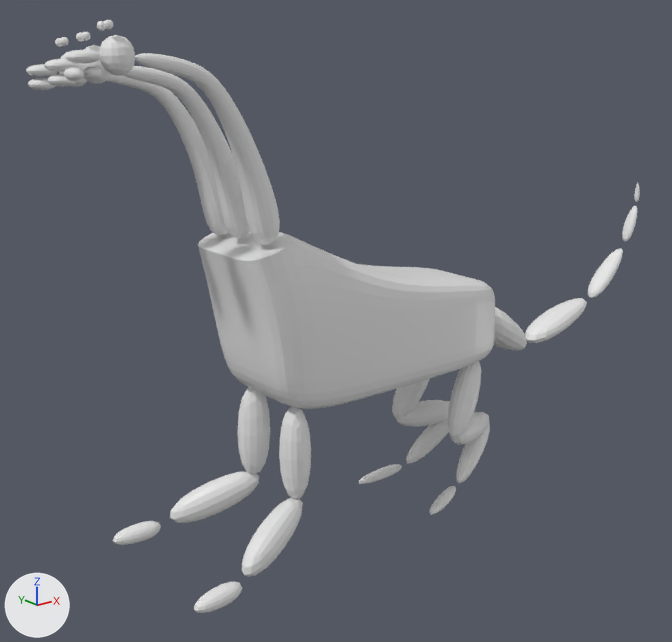
One commit to the Blender file Blender models/Hydra2.1.blend: the scene before it, then after it.
The view is the same before and after, from a camera (50 mm lens) standing at (-2.3, -2.82, 1.09) and looking at (0.04, 0.1, -0.08). The axes (+X, +Y, +Z) are drawn at lower left. The lights are the same throughout.

Before the edit, the objects in view are built like this:
```python
ob_arka_bacak_sağ_1_001 = bpy.data.objects.new('Arka bacak sağ 1.001', me_cube_097)
ob_arka_bacak_sağ_1_001.location = (0.464, 0.066, -0.444)
ob_arka_bacak_sağ_1_001.rotation_euler = (1.556, 0.561, -0.0649)  # degrees (89, 32, -3.7)
ob_arka_bacak_sağ_1_001.scale = (0.078, 0.23, 0.0669)
ob_cube_019 = bpy.data.objects.new('Cube.019', me_cube_079)
ob_cube_019.location = (-0.535, -0.21, 0.435)
ob_cube_019.rotation_euler = (0.0, -0.342, 0.0734)  # degrees (0, -20, 4.2)
ob_cube_019.scale = (0.0775, 0.0775, 0.0775)
ob_cube_020 = bpy.data.objects.new('Cube.020', me_cube_080)
ob_cube_020.location = (-0.547, -0.066, 0.432)
ob_cube_020.rotation_euler = (0.0, -0.342, 0.0431)  # degrees (0, -20, 2.5)
ob_cube_020.scale = (0.0727, 0.0727, 0.0727)
ob_cube_021 = bpy.data.objects.new('Cube.021', me_cube_081)
ob_cube_021.location = (-0.548, 0.059, 0.42)
ob_cube_021.rotation_euler = (0.0, -0.342, -0.0973)  # degrees (0, -20, -5.6)
ob_cube_021.scale = (0.0722, 0.0722, 0.0722)
ob_kuyruk1_001 = bpy.data.objects.new('Kuyruk1.001', me_cube_082)
ob_kuyruk1_001.location = (0.834, -0.06, -0.217)
ob_kuyruk1_001.rotation_euler = (1.559, 0.000851, 0.0125)  # degrees (89, 0, 0.7)
ob_kuyruk1_001.scale = (0.212, 0.212, 0.212)
ob_kuyruk2_001 = bpy.data.objects.new('Kuyruk2.001', me_cube_083)
ob_kuyruk2_001.location = (1.283, -0.05, -0.297)
ob_kuyruk2_001.rotation_euler = (1.559, -0.061, 0.0133)  # degrees (89, -3.5, 0.8)
ob_kuyruk2_001.scale = (0.212, 0.212, 0.212)
ob_kuyruk3_003 = bpy.data.objects.new('Kuyruk3.003', me_cube_084)
ob_kuyruk3_003.location = (1.685, -0.041, -0.131)
ob_kuyruk3_003.rotation_euler = (1.563, 0.00378, 0.00218)  # degrees (90, 0.2, 0.1)
ob_kuyruk3_003.scale = (0.342, 0.342, 0.342)
ob_kuyruk3_004 = bpy.data.objects.new('Kuyruk3.004', me_cube_085)
ob_kuyruk3_004.location = (1.921, -0.039, 0.261)
ob_kuyruk3_004.rotation_euler = (1.563, 0.00378, 0.00218)  # degrees (90, 0.2, 0.1)
ob_kuyruk3_004.scale = (0.342, 0.342, 0.342)
ob_kuyruk3_005 = bpy.data.objects.new('Kuyruk3.005', me_cube_086)
ob_kuyruk3_005.location = (1.877, -0.039, 0.105)
ob_kuyruk3_005.rotation_euler = (1.563, 0.00378, 0.00218)  # degrees (90, 0.2, 0.1)
ob_kuyruk3_005.scale = (0.342, 0.342, 0.342)
# also in view: 'Govde.001' at (0.03, -0.08, 0.05); 'Ön bacak sağ 1.001' at (-0.43, 0.03, -0.43); 'Ön bacak sol 3.001' at (-0.85, -0.35, -0.81); 'Arka bacak sol 3.001' at (0.61, -0.18, -0.74); 'Ön bacak sol 2.001' at (-0.56, -0.27, -0.71)
```
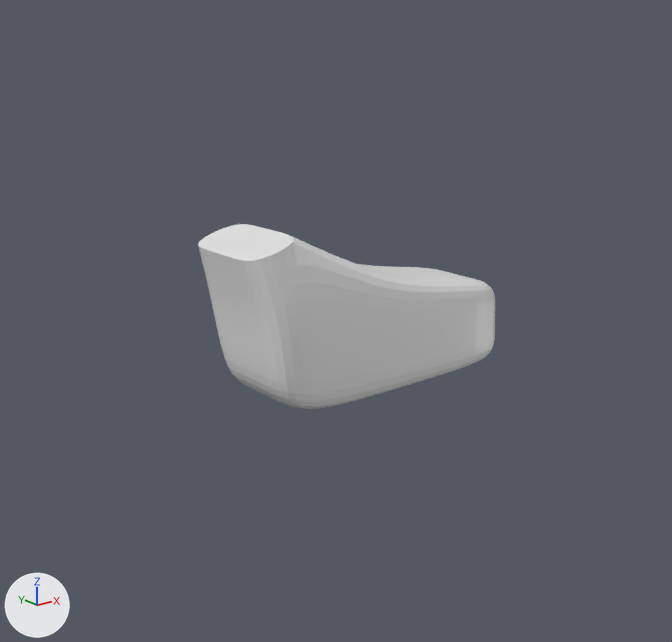
The newer file is also rescaled (x0.5), turned or shifted as a whole; pictures and numbers use the older file's frame.

Changed parts and their boxes [x1, y1, x2, y2] in the pictures (672 x 642 px):
'Cube.019', hidden: before [135, 53, 280, 245]
'Cube.020', hidden: before [123, 66, 250, 238]
'Cube.021', hidden: before [106, 74, 228, 236]
'Ön bacak sağ 2.001', hidden: before [170, 472, 259, 523]
'Ön bacak sol 2.001', hidden: before [242, 498, 303, 577]
'Ön bacak sol 1.001', hidden: before [279, 407, 311, 499]
'Ön bacak sağ 1.001', hidden: before [238, 387, 270, 475]
'Arka bacak sol 1.001', hidden: before [447, 361, 481, 440]
'Kuyruk2.001', hidden: before [525, 298, 587, 343]
'Cube.022', hidden: before [100, 35, 135, 76]
'Arka bacak sağ 2.001', hidden: before [397, 400, 450, 427]
'Kuyruk1.001', hidden: before [494, 307, 527, 351]
'Ön bacak sol 3.001', hidden: before [194, 581, 242, 613]
'Arka bacak sağ 3.001', hidden: before [406, 419, 449, 464]
'Arka bacak sol 3.001', hidden: before [456, 424, 490, 484]
'Arka bacak sağ 1.001', hidden: before [392, 378, 430, 419]
'Kuyruk3.003', hidden: before [588, 248, 623, 298]
'Ön bacak sağ 3.001', hidden: before [113, 521, 161, 545]
'Arka bacak sol 2.001', hidden: before [451, 412, 489, 444]
'Arka bacak sağ 4.001', hidden: before [359, 464, 402, 484]
'Cube.024', hidden: before [65, 50, 100, 64]
'Cube.025', hidden: before [78, 45, 111, 84]
'Arka bacak sol 4.001', hidden: before [429, 486, 456, 515]
'Kuyruk3.005', hidden: before [622, 205, 637, 241]
'Cube.027', hidden: before [44, 59, 78, 72]
'Cube.030', hidden: before [26, 64, 57, 77]
'Cube.026', hidden: before [47, 74, 78, 87]
'Cube.029', hidden: before [28, 78, 56, 90]
'Cube.037', hidden: before [64, 67, 84, 81]
'Cube.023', hidden: before [83, 67, 102, 80]
'Cube.028', hidden: before [59, 50, 88, 87]
'Kuyruk3.004', hidden: before [634, 183, 640, 202]
'Cube.036', hidden: before [104, 20, 113, 29]
'Cube.034', hidden: before [81, 32, 91, 41]
'Cube.032', hidden: before [60, 37, 69, 46]
'Cube.035', hidden: before [97, 21, 106, 30]
'Cube.033', hidden: before [76, 33, 84, 42]
'Cube.031', hidden: before [55, 38, 63, 47]

Edits to the bpy script that builds the scene:
```text
Change ob_cube_019:
    add ob_cube_019.hide_set(True)
Change ob_cube_020:
    add ob_cube_020.hide_set(True)
Change ob_cube_021:
    add ob_cube_021.hide_set(True)
Change ob_kuyruk1_001:
    add ob_kuyruk1_001.hide_set(True)
Change ob_kuyruk2_001:
    add ob_kuyruk2_001.hide_set(True)
Change ob_kuyruk3_003:
    add ob_kuyruk3_003.hide_set(True)
Change ob_kuyruk3_004:
    add ob_kuyruk3_004.hide_set(True)
Change ob_kuyruk3_005:
    add ob_kuyruk3_005.hide_set(True)
Change ob_ön_bacak_sol_1_001:
    add ob_ön_bacak_sol_1_001.hide_set(True)
Change ob_ön_bacak_sol_2_001:
    add ob_ön_bacak_sol_2_001.hide_set(True)
Change ob_ön_bacak_sol_3_001:
    add ob_ön_bacak_sol_3_001.hide_set(True)
Change ob_ön_bacak_sağ_1_001:
    add ob_ön_bacak_sağ_1_001.hide_set(True)
Change ob_ön_bacak_sağ_2_001:
    add ob_ön_bacak_sağ_2_001.hide_set(True)
Change ob_ön_bacak_sağ_3_001:
    add ob_ön_bacak_sağ_3_001.hide_set(True)
Change ob_arka_bacak_sol_1_001:
    add ob_arka_bacak_sol_1_001.hide_set(True)
Change ob_arka_bacak_sol_2_001:
    add ob_arka_bacak_sol_2_001.hide_set(True)
Change ob_arka_bacak_sol_3_001:
    add ob_arka_bacak_sol_3_001.hide_set(True)
Change ob_arka_bacak_sol_4_001:
    add ob_arka_bacak_sol_4_001.hide_set(True)
Change ob_arka_bacak_sağ_1_001:
    add ob_arka_bacak_sağ_1_001.hide_set(True)
Change ob_arka_bacak_sağ_2_001:
    add ob_arka_bacak_sağ_2_001.hide_set(True)
Change ob_arka_bacak_sağ_3_001:
    add ob_arka_bacak_sağ_3_001.hide_set(True)
Change ob_arka_bacak_sağ_4_001:
    add ob_arka_bacak_sağ_4_001.hide_set(True)
Change ob_cube_022:
    add ob_cube_022.hide_set(True)
Change ob_cube_023:
    add ob_cube_023.hide_set(True)
Change ob_cube_024:
    add ob_cube_024.hide_set(True)
Change ob_cube_025:
    add ob_cube_025.hide_set(True)
Change ob_cube_026:
    add ob_cube_026.hide_set(True)
Change ob_cube_027:
    add ob_cube_027.hide_set(True)
Change ob_cube_028:
    add ob_cube_028.hide_set(True)
Change ob_cube_029:
    add ob_cube_029.hide_set(True)
Change ob_cube_030:
    add ob_cube_030.hide_set(True)
Change ob_cube_031:
    add ob_cube_031.hide_set(True)
Change ob_cube_032:
    add ob_cube_032.hide_set(True)
Change ob_cube_033:
    add ob_cube_033.hide_set(True)
Change ob_cube_034:
    add ob_cube_034.hide_set(True)
Change ob_cube_035:
    add ob_cube_035.hide_set(True)
Change ob_cube_036:
    add ob_cube_036.hide_set(True)
Change ob_cube_037:
    add ob_cube_037.hide_set(True)
```
